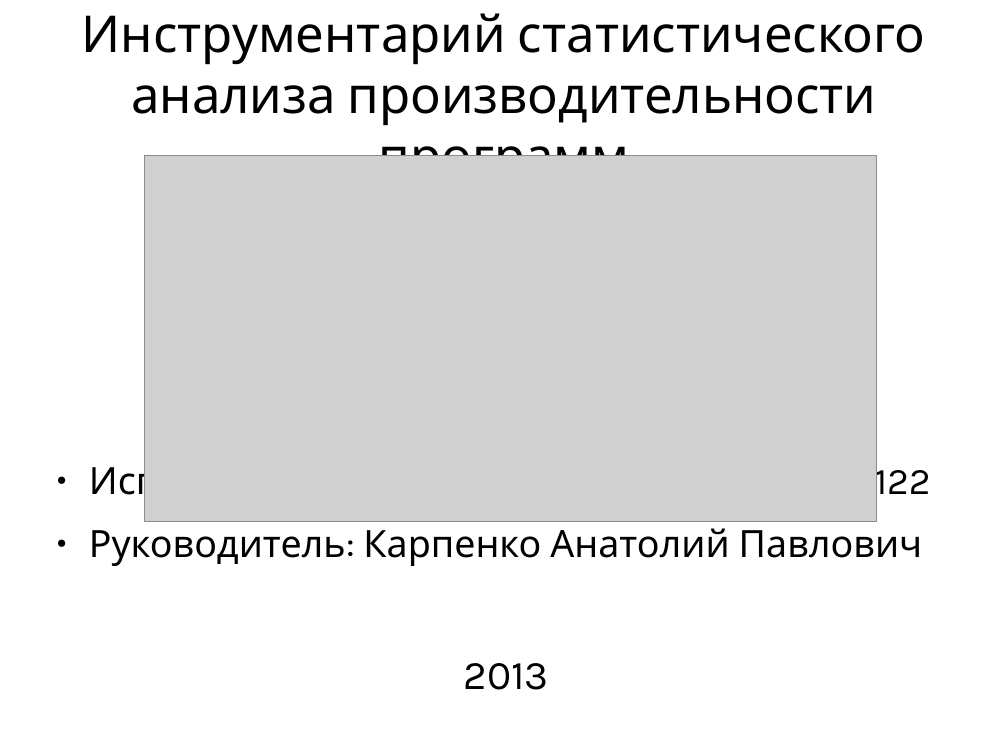
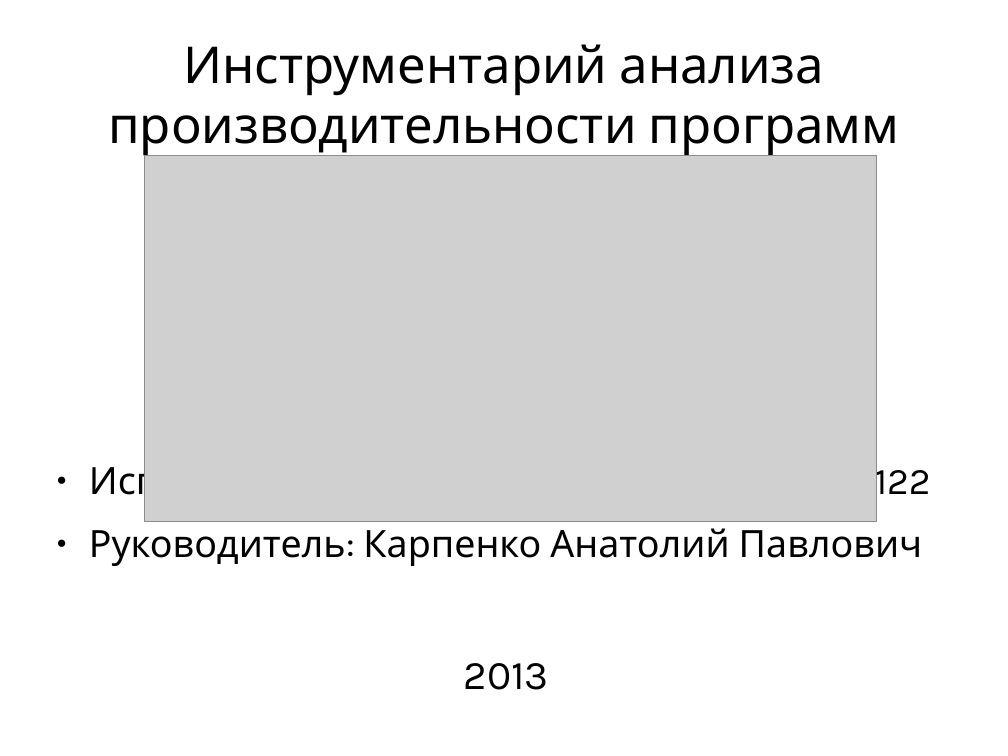
Before and after one commit to mkpankov/adaptor, a slide deck: slide 1 of diploma/defense/keynote.odp. Drawn at 1008x756 pixels with LibreOffice and Linux fonts; fonts in the diff are those of the drawing; grey boxes stand for pictures. Boxes give left, top, right and bottom in pixels: in the first picture for what was removed or moved away, otherwise in the second. Text is boxed around its words. In the diff, an @@ line names an element or a change of style, - is before the commit and + after.

```diff
--- a/diploma/defense/keynote.odp
+++ b/diploma/defense/keynote.odp
@@ title at <box>108,44,900,157</box>: text changed @@
-Инструментарий статистического анализа производительности программ
+Инструментарий анализа производительности программ
```
Also in this commit, not shown: 8 slides added.
